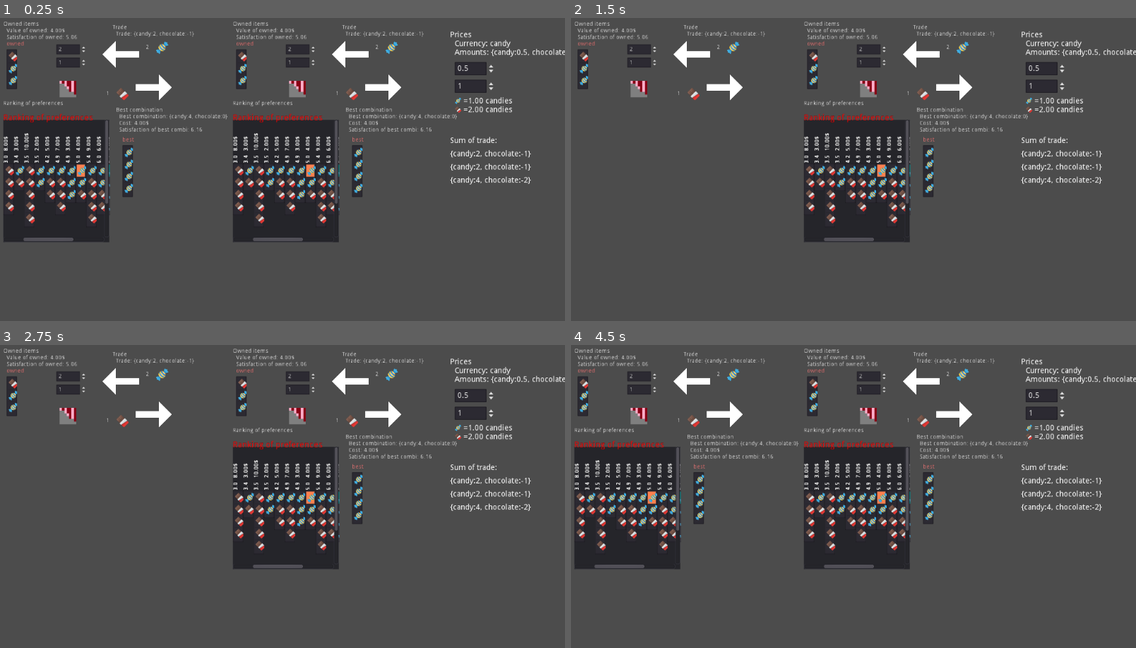
Above: before the commit, frames 1-4 (two rows, left to right).
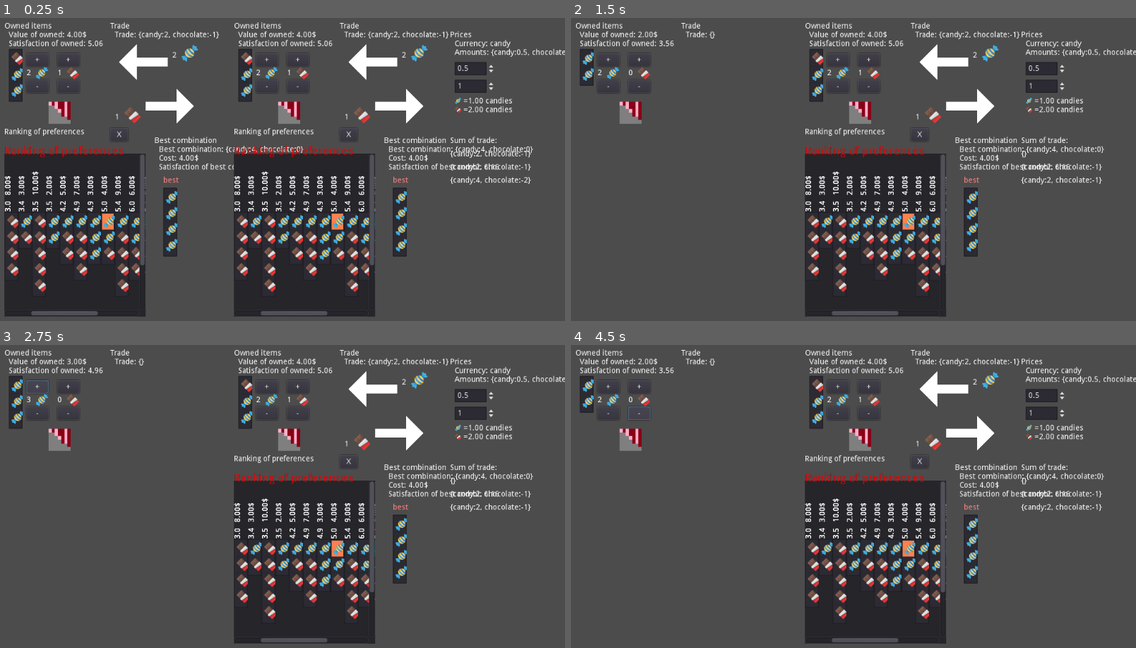
Above: after the commit, the same moments.

Repository: carlostgit/Prices
Game: Godot game, scene res://MainScene.tscn
Same seed, same stepped clock (60 frames per second), same inputs: the game is played once before the commit and once after it. The engine's default icon, where the game draws it, is replaced by a stand-in: a white triangle on a blue panel in a dark square.
Inputs (mouse positions are in pixels of both pictures, inside the frame that each line leads up to):
- Up to frame 1 (0.25 s): no input
- Up to frame 2 (1.5 s): click (638, 87) at 0.52 s; click (689, 136) at 1.25 s, where only the run after the commit has a clickable "X"
- Up to frame 3 (2.75 s): click (39, 387) at 2 s, where only the run after the commit has a clickable "+"
- Up to frame 4 (4.5 s): click (638, 387) at 2.75 s, where only the run after the commit has a clickable "+"; click (610, 414) at 3.5 s, where only the run after the commit has a clickable "-"; click (638, 414) at 4.25 s, where only the run after the commit has a clickable "-"

The runs differ from the first frame. In frame 1, 32% of the frame differs, in the area x 0-95%, y 1-99%; in frame 2, 19%; in frame 3, 19%; in frame 4, 26%.

Commit message:
Cambio los controles de Owned items

Diff:
--- a/MainScene.tscn
+++ b/MainScene.tscn
@@ -9,11 +9,9 @@
 script = ExtResource( 4 )
 
 [node name="PersonScene1" parent="." instance=ExtResource( 1 )]
-scale = Vector2( 0.75, 0.75 )
 
 [node name="PersonScene2" parent="." instance=ExtResource( 1 )]
 position = Vector2( 416, 0 )
-scale = Vector2( 0.75, 0.75 )
 
 [node name="PricesInfo" parent="." instance=ExtResource( 2 )]
 margin_left = 816.0
--- /dev/null
+++ b/OwnedItems.gd
@@ -0,0 +1,63 @@
+extends Control
+
+
+# Declare member variables here. Examples:
+# var a = 2
+# var b = "text"
+
+export var _max_limit = 5
+
+var _num_candy:int = 0
+var _num_chocolate:int = 0
+
+signal signal_owned_candy_changed(num)
+signal signal_owned_chocolate_changed(num)
+
+
+# Called when the node enters the scene tree for the first time.
+func _ready():
+	pass # Replace with function body.
+
+func get_num_candy()->int:
+	return _num_candy
+
+func get_num_chocolate()->int:
+	return _num_chocolate
+
+func set_num_candy(num:int):
+	_num_candy = num
+	$LabelOwnedCandy.set_text(str(_num_candy))
+
+func set_num_chocolate(num:int):
+	_num_chocolate = num
+	$LabelOwnedChocolate.set_text(str(_num_chocolate))
+
+
+# Called every frame. 'delta' is the elapsed time since the previous frame.
+#func _process(delta):
+#	pass
+
+
+func _on_ButtonCandyPlus_pressed():
+	if _num_candy<_max_limit:
+		_num_candy += 1
+		$LabelOwnedCandy.set_text(str(_num_candy))
+		emit_signal("signal_owned_candy_changed",_num_candy)
+
+func _on_ButtonCandyMinus_pressed():
+	if _num_candy>0:
+		_num_candy -= 1
+		$LabelOwnedCandy.set_text(str(_num_candy))
+		emit_signal("signal_owned_candy_changed",_num_candy)
+
+func _on_ButtonChocolatePlus_pressed():
+	if _num_chocolate<_max_limit:
+		_num_chocolate += 1
+		$LabelOwnedChocolate.set_text(str(_num_chocolate))
+		emit_signal("signal_owned_chocolate_changed",_num_chocolate)
+
+func _on_ButtonChocolateMinus_pressed():
+	if _num_chocolate>0:
+		_num_chocolate -= 1
+		$LabelOwnedChocolate.set_text(str(_num_chocolate))
+		emit_signal("signal_owned_chocolate_changed",_num_chocolate)
--- a/PersonScene.gd
+++ b/PersonScene.gd
@@ -40,8 +40,11 @@
 
 	var candy_amount:float = _owned_items_dict.get("candy")
 	var chocolate_amount:float = _owned_items_dict.get("chocolate")
-	$OwnedItems/CandyAmount.set_value(candy_amount)
-	$OwnedItems/ChocolateAmount.set_value(chocolate_amount)
+	$OwnedItems.set_num_candy(candy_amount)
+	$OwnedItems.set_num_chocolate(chocolate_amount)
+
+#	$OwnedItems/CandyAmount.set_value(candy_amount)
+#	$OwnedItems/ChocolateAmount.set_value(chocolate_amount)
 
 #	update_prices()
 #	update_after_prices_changed()
@@ -105,7 +108,7 @@
 
 func update_of_owned_combination()->void:
 		#Satisfaction of owned combination
-	$OwnedItems/CombinationItem.init_with_combidict(_owned_items_dict,"owned",[])
+	$OwnedItems/CombinationItem.init_with_combidict(_owned_items_dict,"",[])
 
 	var owned_combination:Combination = $OwnedItems/CombinationItem.get_combination()
 
@@ -308,13 +311,13 @@
 #
 #	update_after_prices_changed()
 
-func _on_CandyAmount_value_changed(value):
-	_owned_items_dict["candy"] = float(value)
-	self.update_after_owned_combination_changed()
-
-func _on_ChocolateAmount_value_changed(value):
-	_owned_items_dict["chocolate"] = float(value)
-	self.update_after_owned_combination_changed()
+#func _on_CandyAmount_value_changed(value):
+#	_owned_items_dict["candy"] = float(value)
+#	self.update_after_owned_combination_changed()
+#
+#func _on_ChocolateAmount_value_changed(value):
+#	_owned_items_dict["chocolate"] = float(value)
+#	self.update_after_owned_combination_changed()
 
 
 
@@ -327,6 +330,24 @@
 	if false==$RankingOfPreferences.is_visible():
 		$BestCombination.show()
 		$RankingOfPreferences.show()
+		$OwnedItems.hide()
 	else:
 		$BestCombination.hide()
 		$RankingOfPreferences.hide()
+		$OwnedItems.show()
+
+func _on_Button_pressed():
+	$BestCombination.hide()
+	$RankingOfPreferences.hide()
+	$OwnedItems.show()
+
+
+func _on_OwnedItems_signal_owned_candy_changed(num):
+	_owned_items_dict["candy"] = float(num)
+	self.update_after_owned_combination_changed()
+
+
+
+func _on_OwnedItems_signal_owned_chocolate_changed(num):
+	_owned_items_dict["chocolate"] = float(num)
+	self.update_after_owned_combination_changed()
--- a/PersonScene.tscn
+++ b/PersonScene.tscn
@@ -7,6 +7,7 @@
 [ext_resource path="res://chocolate.png" type="Texture" id=5]
 [ext_resource path="res://candy.png" type="Texture" id=6]
 [ext_resource path="res://Trade.gd" type="Script" id=7]
+[ext_resource path="res://OwnedItems.gd" type="Script" id=8]
 
 [node name="PersonScene" type="Node2D"]
 script = ExtResource( 1 )
@@ -65,19 +66,19 @@
 margin_bottom = 224.0
 
 [node name="Trade" type="Control" parent="."]
-margin_left = 272.0
+margin_left = 192.0
+margin_top = 8.0
+margin_right = 368.0
+margin_bottom = 192.0
+script = ExtResource( 7 )
+__meta__ = {
+"_edit_use_anchors_": false
+}
+
+[node name="LabelTrade" type="Label" parent="Trade"]
+margin_left = 16.0
 margin_top = 16.0
-margin_right = 576.0
-margin_bottom = 288.0
-script = ExtResource( 7 )
-__meta__ = {
-"_edit_use_anchors_": false
-}
-
-[node name="LabelTrade" type="Label" parent="Trade"]
-margin_left = 8.0
-margin_top = 16.0
-margin_right = 80.0
+margin_right = 88.0
 margin_bottom = 32.0
 text = "LabelTrade"
 __meta__ = {
@@ -85,7 +86,8 @@
 }
 
 [node name="LabelTitle" type="Label" parent="Trade"]
-margin_right = 40.0
+margin_left = 8.0
+margin_right = 48.0
 margin_bottom = 16.0
 text = "Trade"
 __meta__ = {
@@ -93,65 +95,78 @@
 }
 
 [node name="Polygon2DBuying" type="Polygon2D" parent="Trade"]
-position = Vector2( -16, 64 )
+position = Vector2( 32, 64 )
 polygon = PoolVector2Array( -8, 8, 24, 40, 24, 16, 80, 16, 80, 0, 24, 0, 24, -24 )
 
 [node name="Polygon2DSelling" type="Polygon2D" parent="Trade"]
-position = Vector2( 136, 144 )
+position = Vector2( 152, 144 )
 scale = Vector2( -1, 1 )
 polygon = PoolVector2Array( -8, 8, 24, 40, 24, 16, 80, 16, 80, 8, 80, 0, 24, 0, 24, -24 )
 
 [node name="chocolateBuying" type="Sprite" parent="Trade"]
-position = Vector2( 120, 96 )
+position = Vector2( 152, 96 )
 scale = Vector2( 0.5, 0.5 )
 texture = ExtResource( 5 )
 
 [node name="chocolateSelling" type="Sprite" parent="Trade"]
-position = Vector2( 24, 168 )
+position = Vector2( 48, 168 )
 scale = Vector2( 0.5, 0.5 )
 texture = ExtResource( 5 )
 
 [node name="candyBuying" type="Sprite" parent="Trade"]
-position = Vector2( 120, 56 )
+position = Vector2( 152, 56 )
 scale = Vector2( 0.5, 0.5 )
 texture = ExtResource( 6 )
 
 [node name="candySelling" type="Sprite" parent="Trade"]
-position = Vector2( 24, 136 )
+position = Vector2( 48, 136 )
 scale = Vector2( 0.5, 0.5 )
 texture = ExtResource( 6 )
 
 [node name="LabelCandyBuying" type="Label" parent="Trade"]
-margin_left = 80.0
+margin_left = 112.0
 margin_top = 48.0
-margin_right = 96.0
-margin_bottom = 64.0
-text = "0"
+margin_right = 136.0
+margin_bottom = 72.0
+text = "0"
+align = 1
+valign = 1
 __meta__ = {
 "_edit_use_anchors_": false
 }
 
 [node name="LabelCandySelling" type="Label" parent="Trade"]
-margin_left = -16.0
+margin_left = 8.0
 margin_top = 128.0
-margin_bottom = 144.0
-text = "0"
+margin_right = 32.0
+margin_bottom = 152.0
+text = "0"
+align = 1
+valign = 1
 __meta__ = {
 "_edit_use_anchors_": false
 }
 
 [node name="LabelChocolateBuying" type="Label" parent="Trade"]
-margin_left = 80.0
-margin_top = 80.0
-margin_right = 96.0
-margin_bottom = 96.0
-text = "0"
+margin_left = 112.0
+margin_top = 80.0
+margin_right = 136.0
+margin_bottom = 104.0
+text = "0"
+align = 1
+valign = 1
+__meta__ = {
+"_edit_use_anchors_": false
+}
 
 [node name="LabelChocolateSelling" type="Label" parent="Trade"]
-margin_left = -16.0
+margin_left = 8.0
 margin_top = 160.0
-margin_bottom = 176.0
-text = "0"
+margin_right = 32.0
+margin_bottom = 184.0
+text = "0"
+align = 1
+valign = 1
 __meta__ = {
 "_edit_use_anchors_": false
 }
@@ -161,6 +176,7 @@
 margin_top = 200.0
 margin_right = 264.0
 margin_bottom = 512.0
+mouse_filter = 1
 __meta__ = {
 "_edit_use_anchors_": false
 }
@@ -171,16 +187,25 @@
 [node name="LabelTitle" type="Label" parent="RankingOfPreferences"]
 margin_right = 152.0
 margin_bottom = 16.0
+mouse_filter = 1
 text = "Ranking of preferences"
 __meta__ = {
 "_edit_use_anchors_": false
 }
 
+[node name="Button" type="Button" parent="RankingOfPreferences"]
+margin_left = 192.0
+margin_right = 224.0
+margin_bottom = 24.0
+text = "X"
+
 [node name="OwnedItems" type="Control" parent="."]
 margin_left = 8.0
 margin_top = 8.0
-margin_right = 264.0
-margin_bottom = 224.0
+margin_right = 152.0
+margin_bottom = 192.0
+mouse_filter = 1
+script = ExtResource( 8 )
 __meta__ = {
 "_edit_use_anchors_": false
 }
@@ -216,34 +241,103 @@
 [node name="CombinationItem" parent="OwnedItems" instance=ExtResource( 3 )]
 margin_left = 8.0
 margin_top = 48.0
+margin_right = 56.0
+margin_bottom = 168.0
+
+[node name="ButtonCandyPlus" type="Button" parent="OwnedItems"]
+margin_left = 40.0
+margin_top = 56.0
+margin_right = 80.0
+margin_bottom = 80.0
+text = "+"
+__meta__ = {
+"_edit_use_anchors_": false
+}
+
+[node name="ButtonChocolatePlus" type="Button" parent="OwnedItems"]
+margin_left = 96.0
+margin_top = 56.0
+margin_right = 136.0
+margin_bottom = 80.0
+text = "+"
+__meta__ = {
+"_edit_use_anchors_": false
+}
+
+[node name="ButtonCandyMinus" type="Button" parent="OwnedItems"]
+margin_left = 40.0
+margin_top = 104.0
+margin_right = 80.0
+margin_bottom = 128.0
+text = "-"
+__meta__ = {
+"_edit_use_anchors_": false
+}
+
+[node name="ButtonChocolateMinus" type="Button" parent="OwnedItems"]
+margin_left = 96.0
+margin_top = 104.0
+margin_right = 136.0
+margin_bottom = 128.0
+text = "-"
+
+[node name="TextureButton" type="TextureButton" parent="OwnedItems"]
+margin_left = 56.0
+margin_top = 80.0
+margin_right = 80.0
+margin_bottom = 104.0
+texture_normal = ExtResource( 6 )
+expand = true
+__meta__ = {
+"_edit_use_anchors_": false
+}
+
+[node name="TextureButton2" type="TextureButton" parent="OwnedItems"]
+margin_left = 112.0
+margin_top = 80.0
+margin_right = 136.0
+margin_bottom = 104.0
+texture_normal = ExtResource( 5 )
+expand = true
+__meta__ = {
+"_edit_use_anchors_": false
+}
+
+[node name="LabelOwnedCandy" type="Label" parent="OwnedItems"]
+margin_left = 32.0
+margin_top = 80.0
+margin_right = 56.0
+margin_bottom = 104.0
+size_flags_horizontal = 0
+text = "0"
+align = 1
+valign = 1
+
+[node name="LabelOwnedChocolate" type="Label" parent="OwnedItems"]
+margin_left = 88.0
+margin_top = 80.0
 margin_right = 112.0
-margin_bottom = 168.0
-
-[node name="CandyAmount" type="SpinBox" parent="OwnedItems"]
-margin_left = 128.0
-margin_top = 56.0
-margin_right = 202.0
-margin_bottom = 80.0
-__meta__ = {
-"_edit_use_anchors_": false
-}
-
-[node name="ChocolateAmount" type="SpinBox" parent="OwnedItems"]
-margin_left = 128.0
-margin_top = 88.0
-margin_right = 202.0
-margin_bottom = 112.0
+margin_bottom = 104.0
+size_flags_horizontal = 0
+text = "0"
+align = 1
+valign = 1
 
 [node name="ShowInfoRanking" type="TextureButton" parent="."]
-margin_left = 144.0
+margin_left = 88.0
 margin_top = 152.0
-margin_right = 184.0
+margin_right = 128.0
 margin_bottom = 192.0
 texture_normal = ExtResource( 2 )
 expand = true
 __meta__ = {
 "_edit_use_anchors_": false
 }
-[connection signal="value_changed" from="OwnedItems/CandyAmount" to="." method="_on_CandyAmount_value_changed"]
-[connection signal="value_changed" from="OwnedItems/ChocolateAmount" to="." method="_on_ChocolateAmount_value_changed"]
+[connection signal="pressed" from="RankingOfPreferences/Button" to="." method="_on_Button_pressed"]
+[connection signal="signal_owned_candy_changed" from="OwnedItems" to="." method="_on_OwnedItems_signal_owned_candy_changed"]
+[connection signal="signal_owned_chocolate_changed" from="OwnedItems" to="." method="_on_OwnedItems_signal_owned_chocolate_changed"]
+[connection signal="pressed" from="OwnedItems/ButtonCandyPlus" to="OwnedItems" method="_on_ButtonCandyPlus_pressed"]
+[connection signal="pressed" from="OwnedItems/ButtonChocolatePlus" to="OwnedItems" method="_on_ButtonChocolatePlus_pressed"]
+[connection signal="pressed" from="OwnedItems/ButtonCandyMinus" to="OwnedItems" method="_on_ButtonCandyMinus_pressed"]
+[connection signal="pressed" from="OwnedItems/ButtonChocolateMinus" to="OwnedItems" method="_on_ButtonChocolateMinus_pressed"]
 [connection signal="pressed" from="ShowInfoRanking" to="." method="_on_ShowInfoRanking_pressed"]
Not shown: 1 places in PersonScene.tscn that only renumber resources
